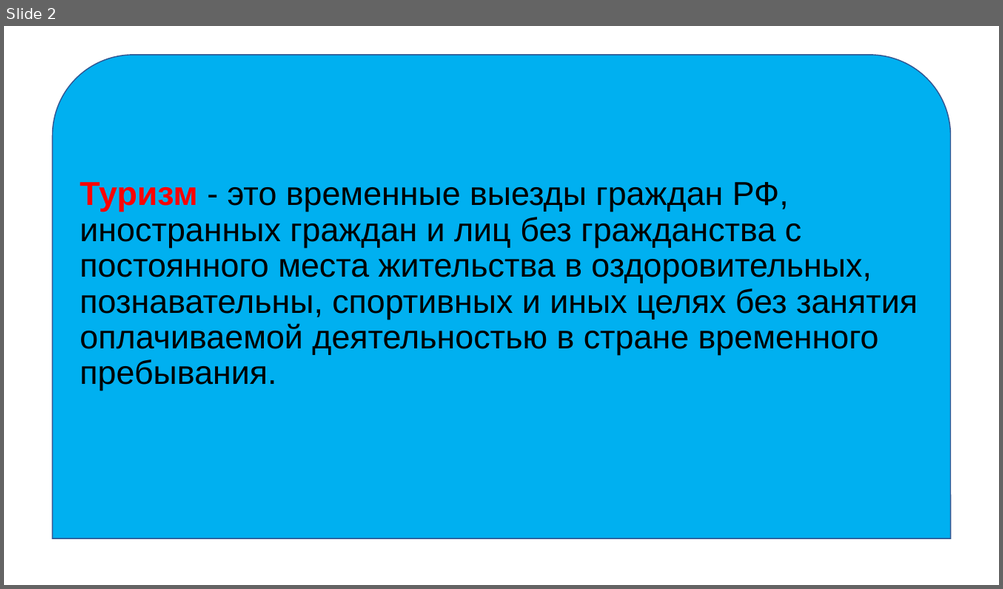
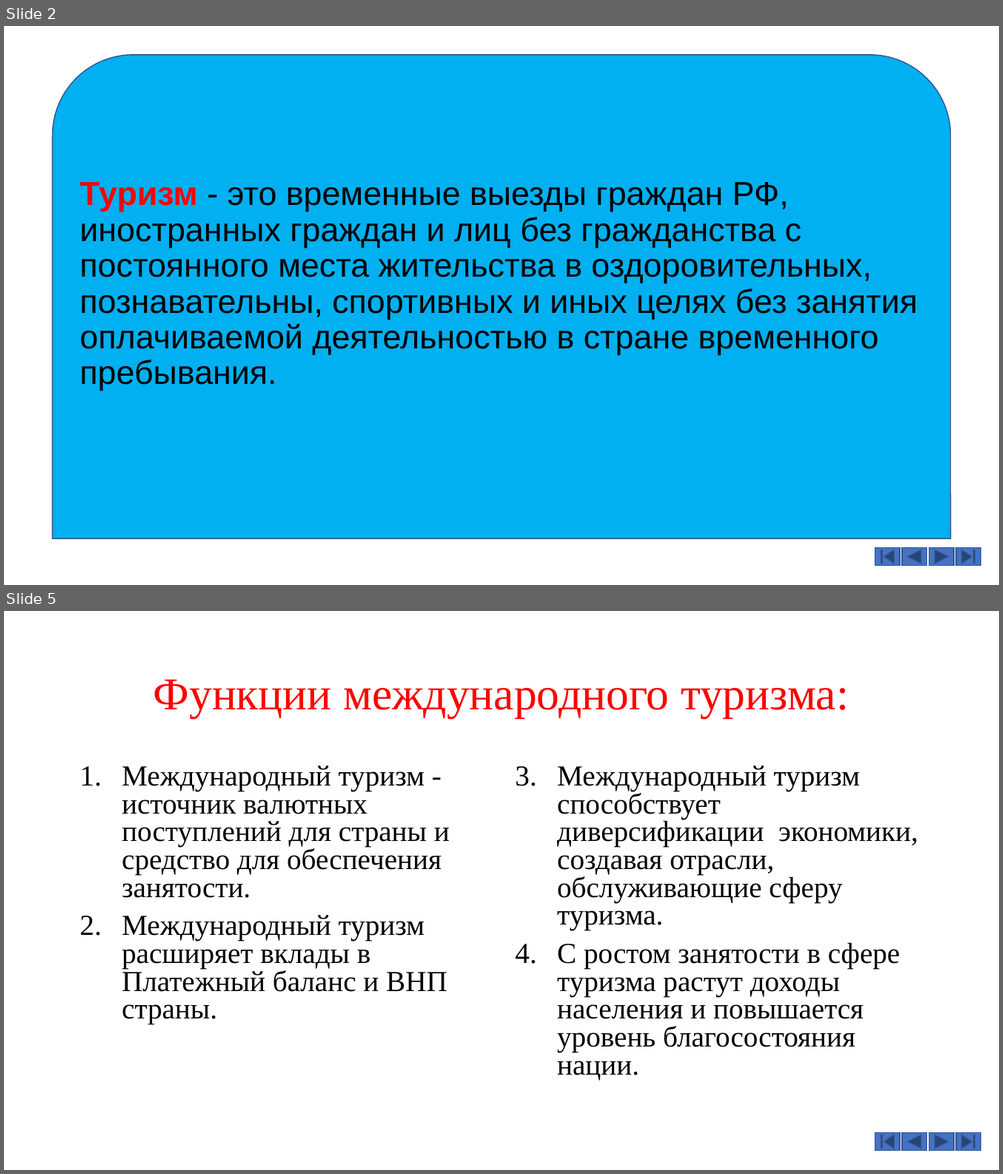
Before and after one commit to Denis-buh/Lesson_repo, a slide deck: Лабораторные работы/№ 6/№6.pptx. Shown one above the other, each under a label of ours: slide 2 before the commit, slides 2 and 5 after it; the slides between them are not shown. The pictures are 1003x589 and 1003x1174 pixels, drawn with LibreOffice and Linux fonts; fonts in the diff are those of the drawing; background and template pictures are left out. Boxes give left, top, right and bottom in pixels: in the first picture for what was removed or moved away, otherwise in the second. Text is boxed around its words. In the diff, an @@ line names an element or a change of style, - is before the commit and + after.

```diff
--- a/Лабораторные работы/№ 6/№6.pptx
+++ b/Лабораторные работы/№ 6/№6.pptx
@@ slide 5 added at (4,611,999,1170), background picture (left out) @@
@@ title added at (153,679,848,718), 44 pt, text #FF0000 @@
+Функции международного туризма:
@@ text added at (122,766,449,1025), 28 pt, text #000000 @@
+1. Международный туризм - источник валютных поступлений для страны и средство для обеспечения занятости.
+2. Международный туризм расширяет вклады в Платежный баланс и ВНП страны.
@@ text added at (557,766,918,1080), 28 pt, text #000000 @@
+3. Международный туризм способствует диверсификации экономики, создавая отрасли, обслуживающие сферу туризма.
+4. С ростом занятости в сфере туризма растут доходы населения и повышается уровень благосостояния нации.
@@ action button beginning added at (875,1133,899,1151), fill #4472C4, outline #325491 1 pt @@
@@ action button back previous added at (902,1133,926,1151), fill #4472C4, outline #325491 1 pt @@
@@ action button forward next added at (929,1133,954,1151), fill #4472C4, outline #325491 1 pt @@
@@ action button end added at (956,1133,981,1151), fill #4472C4, outline #325491 1 pt @@
@@ slide 2 changed as well @@
@@ action button beginning added at (875,548,899,566), fill #4472C4, outline #325491 1 pt @@
@@ action button back previous added at (902,548,926,566), fill #4472C4, outline #325491 1 pt @@
@@ action button forward next added at (929,548,954,566), fill #4472C4, outline #325491 1 pt @@
@@ action button end added at (956,548,981,566), fill #4472C4, outline #325491 1 pt @@
```
Also in this commit, not shown: 2 other slides changed, 3 other slides added, 4 slides removed.
